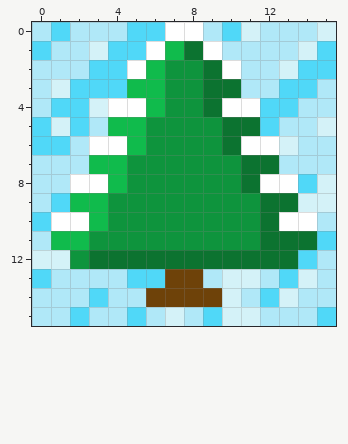
File history of a pixel-art sprite, _raw/tree.png. The picture above is the old version.
The file is 16x16 pixels.
After the commit:
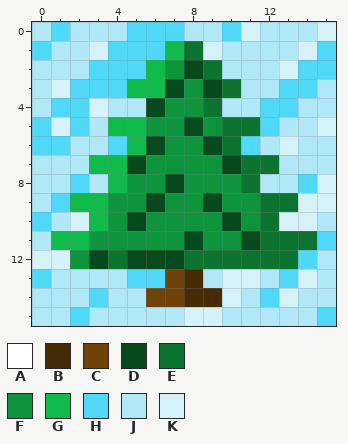
Palette (. is transparent): A #ffffff  B #472b06  C #6e4209  D #08491e  E #0c7330  F #0e943d  G #10bb4c  H #50d8f8  J #b0e8f8  K #d4f2f8
Change:
Changed rows in their new state; - is an unchanged pixel.
first column x 1:
 0 ------HJ------
 1 -----H--K-----
 2 ----H--D-J----
 3 ------D-D-----
 4 ---JJD---JJ---
 5 -------D------
 6 --JH-D--D-HJ--
 7 ----D----D----
 8 -HJ---D----JJ-
 9 -----D--D-----
10 JK--D----D--KK
11 -------D--D---
12 --D-DDD-------
13 -------B------
14 -------BB-----
15 ----J-JKKJJ---
Where, in picture pixels (left, top, right, bottom), the same in both pictures:
changed: (51, 22, 317, 326)
